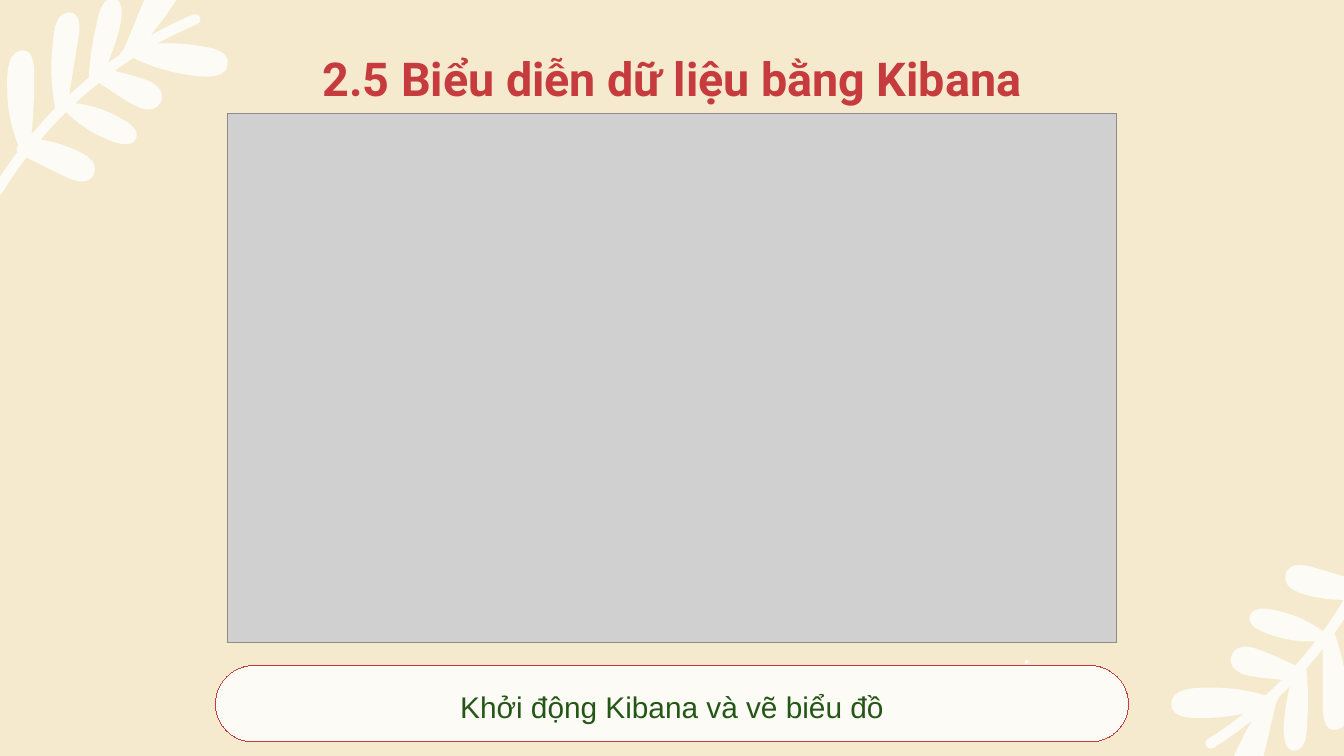
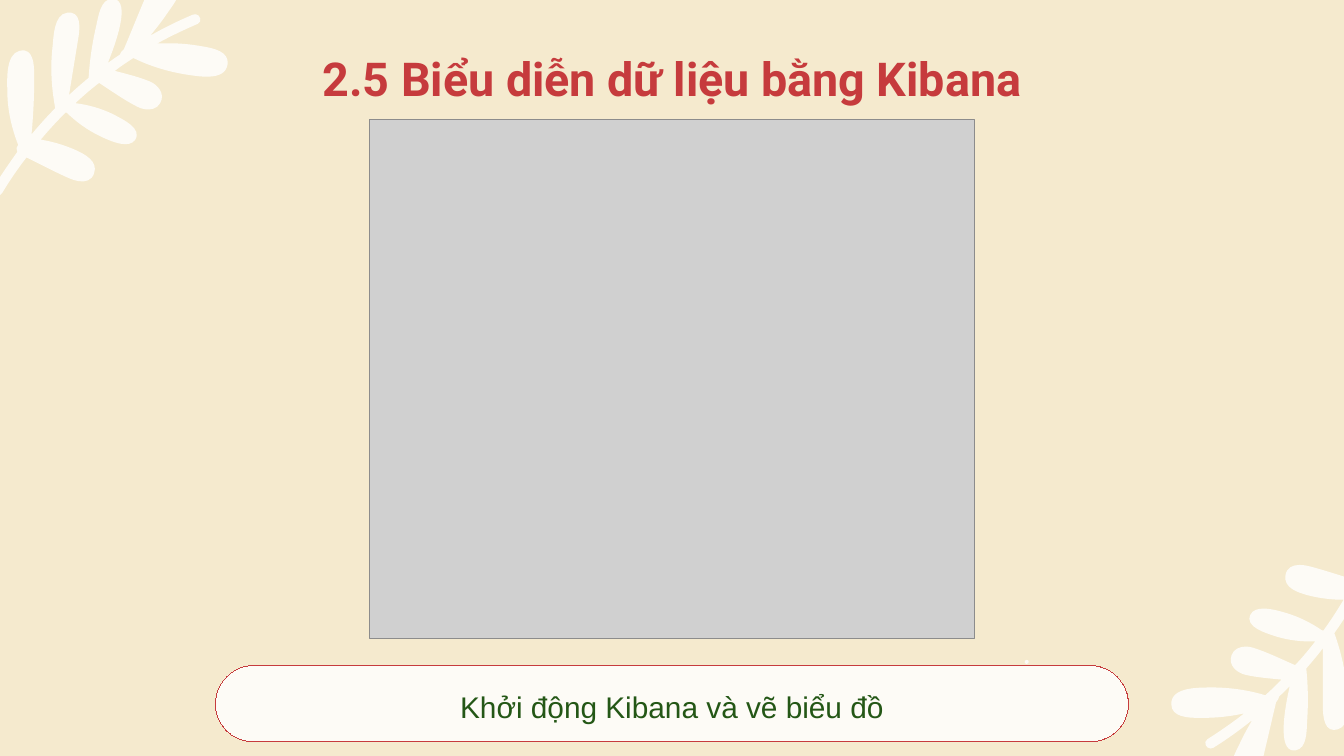
Before and after one commit to Tran-Ngoc-Bao/Analyze_Game_Data, a slide deck: slide 18 of report/slide.pptx. Drawn at 1344x756 pixels with LibreOffice and Linux fonts; fonts in the diff are those of the drawing; grey boxes stand for pictures. Boxes give left, top, right and bottom in pixels: in the first picture for what was removed or moved away, otherwise in the second. Text is boxed around its words. In the diff, an @@ line names an element or a change of style, - is before the commit and + after.

```diff
--- a/report/slide.pptx
+++ b/report/slide.pptx
@@ freeform shape at bbox=[0, 0, 242, 229]: outline redrawn @@
@@ picture: place and size @@
-picture at bbox=[227, 113, 1117, 642]
+picture at bbox=[370, 120, 974, 638]
```
Also in this commit, not shown: 26 other slides changed, 2 other files.
